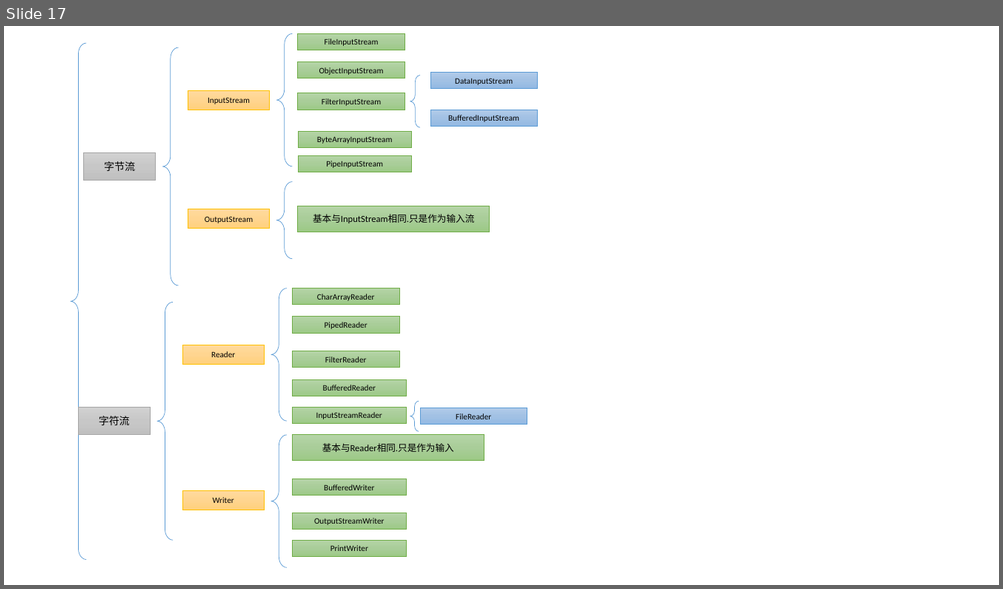
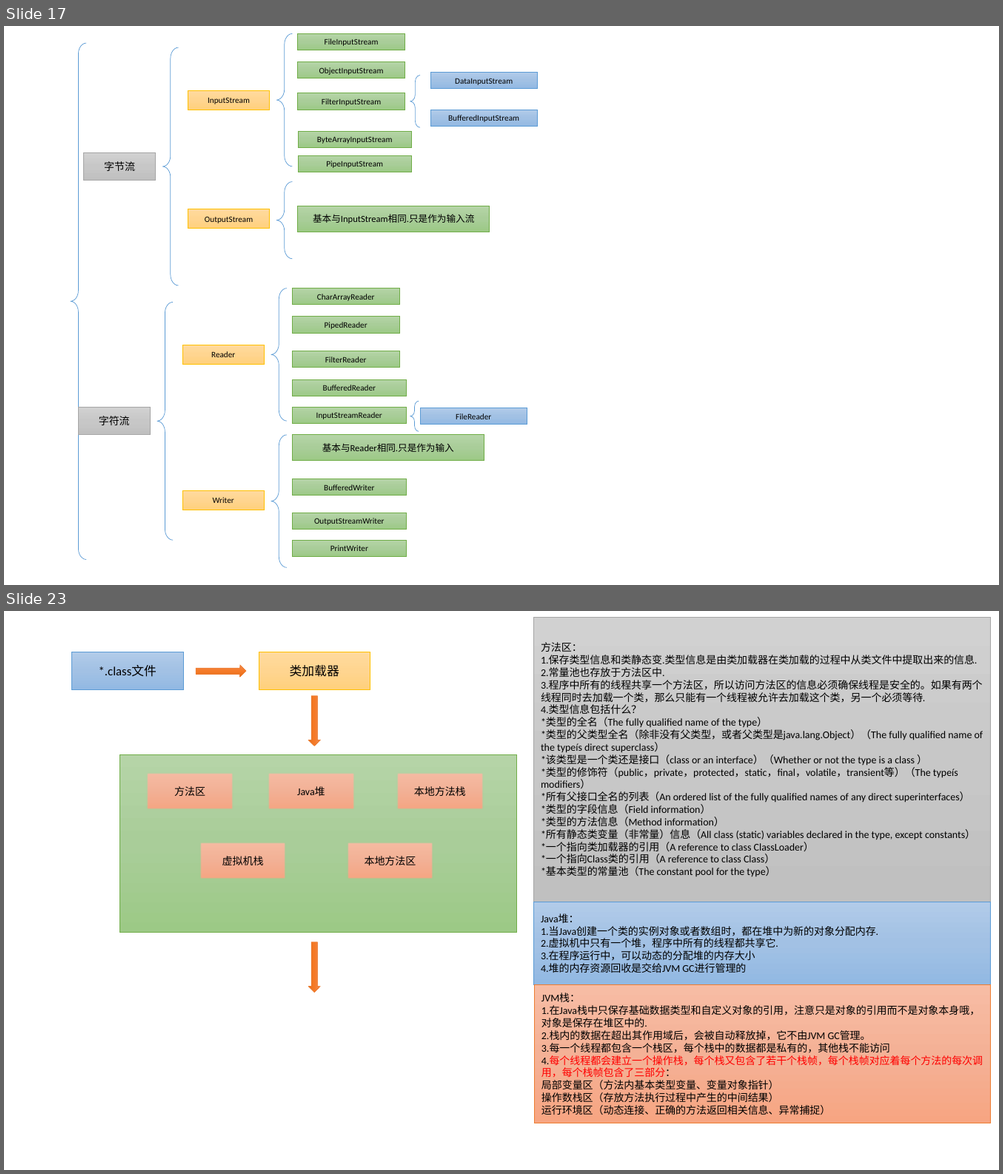
Before and after one commit to nda1992/Reading_Books_Notebook, a slide deck: images/画图PPT.pptx. Shown one above the other, each under a label of ours: slide 17 before the commit, slides 17 and 23 after it; the slides between them are not shown. The pictures are 1003x589 and 1003x1174 pixels, drawn with LibreOffice and Linux fonts; fonts in the diff are those of the drawing. Boxes give left, top, right and bottom in pixels: in the first picture for what was removed or moved away, otherwise in the second. Text is boxed around its words. In the diff, an @@ line names an element or a change of style, - is before the commit and + after.

```diff
--- a/images/画图PPT.pptx
+++ b/images/画图PPT.pptx
@@ slide 23 added at (4, 611, 999, 1170), background #FFFFFF @@
@@ rectangle added at (533, 617, 990, 902), fill gradient #D2D2D2 to #C8C8C8 to #C0C0C0, outline #A5A5A5 0.5 pt, 10 pt, text #000000 @@
+方法区：
+1.保存类型信息和类静态变.类型信息是由类加载器在类加载的过程中从类文件中提取出来的信息.
+2.常量池也存放于方法区中.
+3.程序中所有的线程共享一个方法区，所以访问方法区的信息必须确保线程是安全的。如果有两个线程同时去加载一个类，那么只能有一个线程被允许去加载这个类，另一个必须等待.
+4.类型信息包括什么？
+*类型的全名（The fully qualified name of the type）
+*类型的父类型全名（除非没有父类型，或者父类型是java.lang.Object）（The fully qualified name of the typeís direct superclass）
+*该类型是一个类还是接口（class or an interface）（Whether or not the type is a class ）
+*类型的修饰符（public，private，protected，static，final，volatile，transient等）（The typeís modifiers）
+*所有父接口全名的列表（An ordered list of the fully qualified names of any direct superinterfaces）
+*类型的字段信息（Field information）
+*类型的方法信息（Method information）
+*所有静态类变量（非常量）信息（All class (static) variables declared in the type, except constants）
+*一个指向类加载器的引用（A reference to class ClassLoader）
+*一个指向Class类的引用（A reference to class Class）
+*基本类型的常量池（The constant pool for the type）
@@ rectangle added at (72, 652, 183, 690), fill gradient #B1CBE9 to #A3C1E5 to #93B9E4, outline #5B9BD5 0.5 pt, 12 pt, text #000000 @@
+*.class文件
@@ rectangle added at (259, 652, 370, 690), fill gradient #FFDB9E to #FFD590 to #FFD07C, outline #FFC000 0.5 pt, 12 pt, text #000000 @@
+类加载器
@@ right arrow added at (196, 666, 246, 678), fill gradient #F18C57 to #F67B28 to #E56C19, outline #ED7D31 0.5 pt @@
@@ right arrow added at (308, 696, 320, 746), fill gradient #F18C57 to #F67B28 to #E56C19, outline #ED7D31 0.5 pt @@
@@ rectangle added at (120, 755, 517, 933), fill gradient #B5D5A7 to #AACE9A to #9CC987, outline #70AD47 0.5 pt @@
@@ rectangle added at (148, 773, 233, 810), fill gradient #F7BDA5 to #F5B196 to #F8A582, outline #ED7D31 0.5 pt, 10 pt, text #000000 @@
+方法区
@@ rectangle added at (268, 773, 354, 810), fill gradient #F7BDA5 to #F5B196 to #F8A582, outline #ED7D31 0.5 pt, 10 pt, text #000000 @@
+Java堆
@@ rectangle added at (397, 773, 483, 810), fill gradient #F7BDA5 to #F5B196 to #F8A582, outline #ED7D31 0.5 pt, 10 pt, text #000000 @@
+本地方法栈
@@ rectangle added at (199, 843, 285, 880), fill gradient #F7BDA5 to #F5B196 to #F8A582, outline #ED7D31 0.5 pt, 10 pt, text #000000 @@
+虚拟机栈
@@ rectangle added at (347, 843, 433, 880), fill gradient #F7BDA5 to #F5B196 to #F8A582, outline #ED7D31 0.5 pt, 10 pt, text #000000 @@
+本地方法区
@@ rectangle added at (533, 902, 990, 985), fill gradient #B1CBE9 to #A3C1E5 to #93B9E4, outline #5B9BD5 0.5 pt, 10 pt, text #000000 @@
+Java堆：
+1.当Java创建一个类的实例对象或者数组时，都在堆中为新的对象分配内存.
+2.虚拟机中只有一个堆，程序中所有的线程都共享它.
+3.在程序运行中，可以动态的分配堆的内存大小
+4.堆的内存资源回收是交给JVM GC进行管理的
@@ right arrow added at (308, 943, 320, 993), fill gradient #F18C57 to #F67B28 to #E56C19, outline #ED7D31 0.5 pt @@
@@ rectangle added at (534, 985, 990, 1124), fill gradient #F7BDA5 to #F5B196 to #F8A582, outline #ED7D31 0.5 pt, 10 pt, text #000000 @@
+JVM栈：
+1.在Java栈中只保存基础数据类型和自定义对象的引用，注意只是对象的引用而不是对象本身哦，对象是保存在堆区中的.
+2.栈内的数据在超出其作用域后，会被自动释放掉，它不由JVM GC管理。
+3.每一个线程都包含一个栈区，每个栈中的数据都是私有的，其他栈不能访问
+4.每个线程都会建立一个操作栈，每个栈又包含了若干个栈帧，每个栈帧对应着每个方法的每次调用，每个栈帧包含了三部分：
+局部变量区（方法内基本类型变量、变量对象指针）
+操作数栈区（存放方法执行过程中产生的中间结果）
+运行环境区（动态连接、正确的方法返回相关信息、异常捕捉）
```
Also in this commit, not shown: 29 other slides added, 6 other files.
